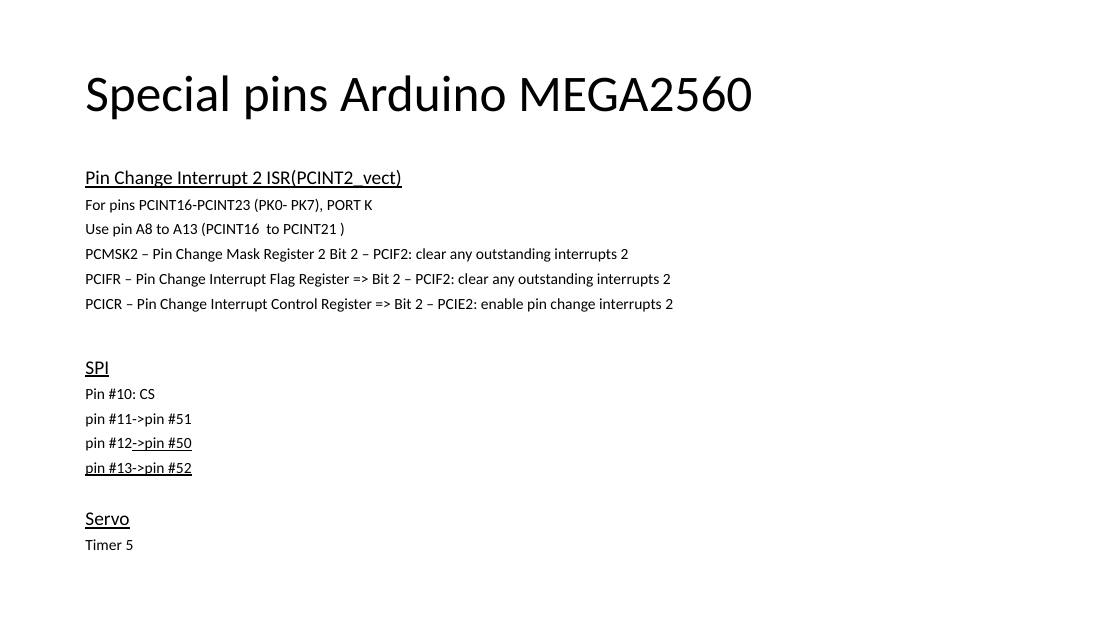
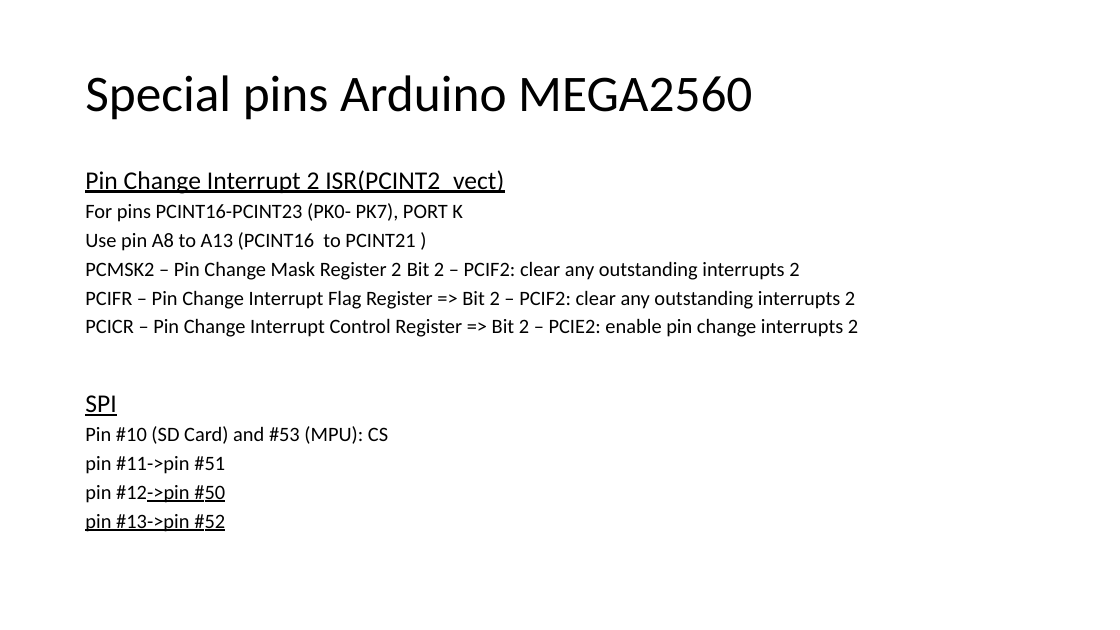
Before and after one commit to RobotEdh/RobotMicroControl, a slide deck: slide 5 of libraries/Diagramm Drone3.pptx (slide 18 before the commit). Drawn at 1120x630 pixels with LibreOffice and Linux fonts; fonts in the diff are those of the drawing. Boxes give left, top, right and bottom in pixels: in the first picture for what was removed or moved away, otherwise in the second. Text is boxed around its words. In the diff, an @@ line names an element or a change of style, - is before the commit and + after.

```diff
--- a/libraries/Diagramm Drone3.pptx
+++ b/libraries/Diagramm Drone3.pptx
@@ text at [85,170,858,532]: size 16.6 to 21.9 pt in "Pin Change Interrupt 2 ISR(PCINT2_vect)", "SPI"; size 13.3 to 17.5 pt in "For pins PCINT16-PCINT23 (PK0- PK7), PORT K", "Use pin A8 to A13 (PCINT16 to ...", "PCMSK2 – Pin Change Mask Register 2 ...", "PCIFR – Pin Change Interrupt Flag Register ..." and 4 more places @@
@@ text at [85,426,388,444]: text changed; size 13.3 to 17.5 pt @@
-Pin #10: CS
+Pin #10 (SD Card) and #53 (MPU): CS
@@ text at [85,512,134,550]: paragraphs removed @@
-Servo
-Timer 5
```
Also in this commit, not shown: 11 other slides changed, 2 slides added, 3 slides removed, 10 other files.
